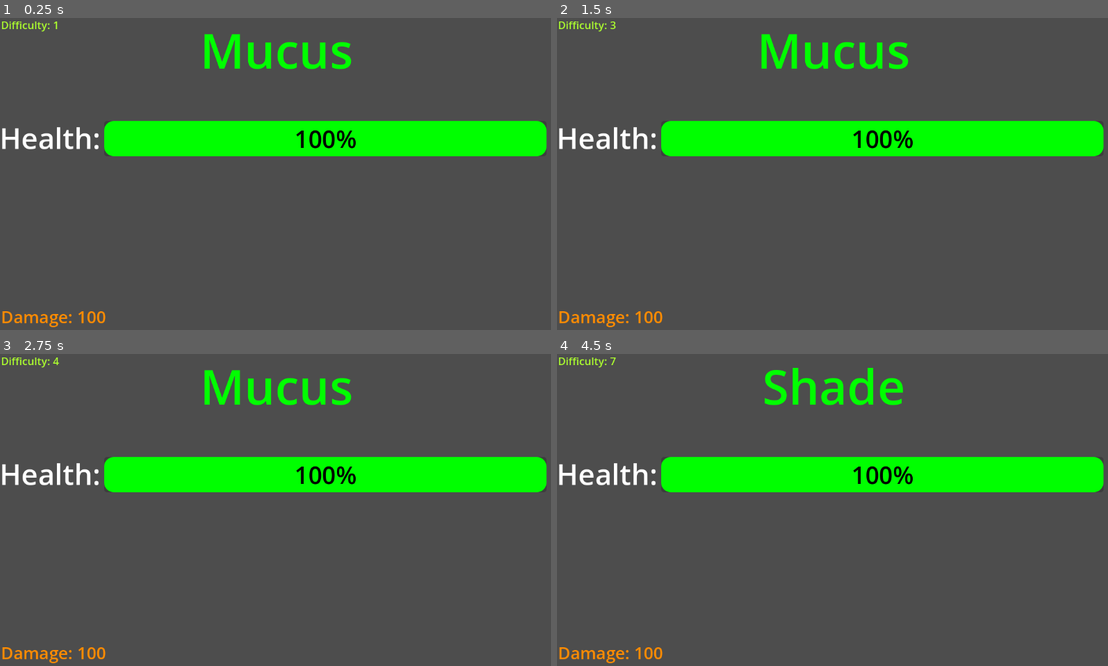
Above: before the commit, frames 1-4 (two rows, left to right).
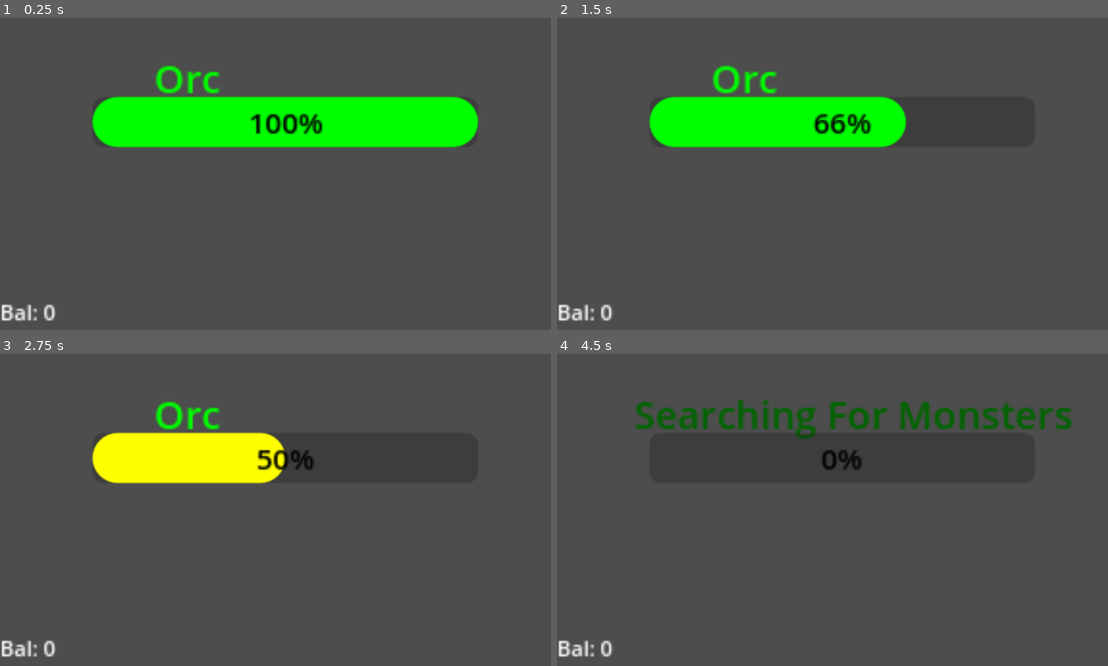
Above: after the commit, the same moments.

Repository: A-raheem09/Monster-Slayer
Game: Godot game, scene res://main.tscn
Two runs of this game, one before a commit and one after it. Both use one fixed random seed, a clock stepped at 60 frames per second and the inputs below.
Inputs:
- Up to frame 1 (0.25 s): no input
- Up to frame 2 (1.5 s): tap Enter at 0.5 s; hold Space (Attack) 0.53-1.28 s; tap Space (Attack) at 1.35 s
- Up to frame 3 (2.75 s): tap Enter at 2 s; hold Space (Attack) from 2.03 s (still down)
- Up to frame 4 (4.5 s): release Space (Attack) at 2.78 s; tap Space (Attack) at 2.85, 4.35 s; tap Enter at 3.5 s; hold Space (Attack) 3.53-4.28 s

The runs differ from the first frame. In frame 1, 13% of the frame differs, in the area x 0-100%, y 1-100%; in frame 2, 13%; in frame 3, 15%; in frame 4, 15%.

Commit message:
New laptop who dis

Diff:
--- a/main.gd
+++ b/main.gd
@@ -1,88 +1,98 @@
 extends Node
-var Difficulty = 1
-var Damage = 100
+var Difficulty = 0
+var Damage = 10
 var Max_Health = 0
 var Health = 0
-var Monster_list = {'Mucus': 70,'Goblin': 100,'Orc': 200, 'Shade': 1000,'Martin': 20000,'Dragon': 99999,}
-var Monster_rarity = {'Mucus': 20 , 'Goblin': 40, 'Orc' : 70 , 'Shade': 95,'Martin': 110,'Dragon': 150,}
+var Bal = 0
+var total_copper = 0
+var Monster_list = {'Mucus': 70,'Goblin': 120,'Orc': 300, 'Shade': 700,'Fiend': 2500,'Dragon': 100000,}
+var Monster_rarity = {'Mucus': 15 , 'Goblin': 40, 'Orc' : 80 , 'Shade': 110,'Fiend': 130,'Dragon': 150,}
+var M_drops = {'Mucus': 30 , 'Goblin': 60, 'Orc' : 500 , 'Shade': 10000,'Fiend': 300000,'Dragon': 1500000000,}
 @onready var style_box = StyleBoxFlat.new()
 @onready var Monster_health = $Health_bar
-
-
+@onready var Spawn_Time = $"Spawn Time"
 func _ready(): #called when the player enters the scene tree for the first time
 	initialiser()
-
 func _input(event):
 	if event.is_action_pressed("Attack"):
 		if Health > 0:
 			Damage_taken()
+	if $MenuButton.button_pressed == true:
+		$MenuButton.show_popup()
 func initialiser():
-	Monster_spawn()
+	$Balance.text = "Bal: " + str(Bal)
 	$Health.text = "Health: "  #initialise all variables onto the screen
 	$Health.modulate = Color.WHITE
 	$Damage.text = "Damage: " + str(Damage)
-	$Damage.modulate = Color.DARK_ORANGE
+	$Damage.modulate = Color.FIREBRICK
 	$Difficulty.modulate = Color.GREEN_YELLOW
 	$Difficulty.text = "Difficulty: " + str(Difficulty)
 	Monster_health.max_value = Max_Health
 	Monster_health.value = Health
-	$Timer.timeout.connect(Monster_status) #timer for checking monster status
-	$Timer.one_shot = false
-	$Timer.start(0.75)
 	style_box.bg_color = Color(0.0,1.0,0.0) #healthbar of the monster
 	Monster_health.add_theme_stylebox_override("fill", style_box)
 	style_box.corner_radius_top_left = 20
 	style_box.corner_radius_top_right = 20
 	style_box.corner_radius_bottom_right = 20
 	style_box.corner_radius_bottom_left = 20
+	$MenuButton.get_popup().add_item("My Item Name")
 	Monster_spawn()
 func Monster_spawn():
+	Difficulty += 1
+	var last_monster = $Monster_name.text
+	$Difficulty.text = "Difficulty: " + str(Difficulty)
+	if last_monster in M_drops:
+			total_copper = total_copper + (M_drops[last_monster] * Difficulty / 10)
+			Bal = Money_convert()
+			$Balance.text = "Bal: " + str(Bal)
 	var Monster_summoned = randi_range(1, 100)
 	Monster_summoned += (Difficulty * 2)
 	var m_name = ''
-	for key in Monster_list:
-		if Monster_summoned >= Monster_rarity[key]:
-			Max_Health = Monster_list[key] * Difficulty/5
-			Health = Max_Health
-			m_name = key
-			$Monster_name.text = m_name
-	Monster_health.max_value = Max_Health
-	Monster_health.value = Health
-	if Max_Health >= Damage * 50:
+	for Name in Monster_list:
+		if Monster_summoned >= Monster_rarity[Name]:
+			if Name == last_monster:
+				Monster_summoned = randi_range(1, 100) + (Difficulty * 2)
+			else:
+				Max_Health = Monster_list[Name] * Difficulty/5
+				Health = Max_Health
+				m_name = Name
+				$Monster_name.text = m_name
+				Monster_health.max_value = Max_Health
+				Monster_health.value = Health
+				if Max_Health >= Damage * 50:
+					$Monster_name.modulate = Color.RED
+				elif Max_Health >= Damage * 15:
+					$Monster_name.modulate = Color.YELLOW
+				else:
+					$Monster_name.modulate = Color.GREEN
+				style_box.bg_color = Color(0.0,1.0,0.0)
+				Monster_health.add_theme_stylebox_override("fill", style_box)
+func Monster_killed():
+	Spawn_Time.timeout.connect(Monster_spawn)
+	Spawn_Time.autostart = true
+	$Monster_name.modulate = Color.DARK_GREEN
+	Spawn_Time.start(2.0)
+	$Monster_name.text = 'Searching For Monsters'
+	await Spawn_Time.timeout
+func _process(_delta:float):
+	if Health <= 0:
+		Monster_killed()
+	var health_percent = float(Health) / Max_Health
+	if health_percent > 0.5:#adds color to the health bar
+		style_box.bg_color = Color(0.0,1.0,0.0)
+		Monster_health.add_theme_stylebox_override("fill", style_box)
+	elif health_percent > 0.25:
+		style_box.bg_color = Color(1.0,1.0,0.0)
+		Monster_health.add_theme_stylebox_override("fill", style_box)
+	elif health_percent < 0.25:
+		style_box.bg_color = Color(1.0,0.0,0.0)
+		Monster_health.add_theme_stylebox_override("fill", style_box)
+	if Max_Health >= Damage * 50: #difficulty of the monster
 		$Monster_name.modulate = Color.RED
 	elif Max_Health >= Damage * 15:
 		$Monster_name.modulate = Color.YELLOW
 	elif Max_Health <= Damage * 5:
 		$Monster_name.modulate = Color.GREEN
-	style_box.bg_color = Color(0.0,1.0,0.0)
-	Monster_health.add_theme_stylebox_override("fill", style_box)
-
-func Monster_killed():
-	Difficulty += 1
-	$Difficulty.text = "Difficulty: " + str(Difficulty)
-	Monster_spawn()
-func Monster_status():
-		var health_percent = float(Health) / Max_Health
-		if Health <= 0:
-			Monster_killed()
-		elif health_percent > 0.5:
-			style_box.bg_color = Color(0.0,1.0,0.0)
-			Monster_health.add_theme_stylebox_override("fill", style_box)
-		elif health_percent > 0.25:
-			style_box.bg_color = Color(1.0,1.0,0.0)
-			Monster_health.add_theme_stylebox_override("fill", style_box)
-		elif health_percent < 0.25:
-			style_box.bg_color = Color(1.0,0.0,0.0)
-			Monster_health.add_theme_stylebox_override("fill", style_box)
-		if Max_Health >= Damage * 50:
-			$Monster_name.modulate = Color.RED
-
-		elif Max_Health >= Damage * 15:
-			$Monster_name.modulate = Color.YELLOW
-
-		elif Max_Health <= Damage * 5:
-			$Monster_name.modulate = Color.GREEN
-
 func Damage_taken():
 	Health -= Damage
 	Monster_health.value = Health
@@ -96,3 +106,17 @@
 	else:
 		style_box.bg_color = Color(1.0,0.0,0.0)
 		Monster_health.add_theme_stylebox_override("fill", style_box)
+func Money_convert():
+	var plat : int = total_copper / 100000000
+	var gold : int = (total_copper %100000000) / 100000
+	var silver : int = (total_copper% 10000) / 100
+	var copper : int = total_copper % 100
+	var parts = []
+	if plat > 0:
+		parts.append('%dp' % plat)
+	if gold > 0:
+		parts.append('%dg' % gold)
+	if silver > 0:
+		parts.append('%ds' % silver)
+	parts.append("%dc" % copper)
+	return ' '.join(parts)
--- a/main.tscn
+++ b/main.tscn
@@ -1,6 +1,7 @@
-[gd_scene load_steps=2 format=3 uid="uid://2xxpi3mctgpo"]
+[gd_scene load_steps=3 format=3 uid="uid://2xxpi3mctgpo"]
 
 [ext_resource type="Script" uid="uid://csn8xuxggr721" path="res://main.gd" id="1_ig7tw"]
+[ext_resource type="Script" uid="uid://dgocu88udi3t8" path="res://menu_button.gd" id="2_0xm2m"]
 
 [node name="Main" type="Node"]
 script = ExtResource("1_ig7tw")
@@ -18,6 +19,7 @@
 theme_override_font_sizes/font_size = 60
 text = "Health: "
 vertical_alignment = 1
+metadata/_edit_lock_ = true
 
 [node name="Damage" type="Label" parent="."]
 anchors_preset = -1
@@ -40,39 +42,73 @@
 anchor_top = 0.075
 anchor_right = 0.103
 anchor_bottom = 0.075
-offset_left = -116.656
-offset_top = -49.6
-offset_right = 116.344
-offset_bottom = 49.4
+offset_left = 49.344
+offset_top = 87.399994
+offset_right = 282.344
+offset_bottom = 186.4
 theme_override_font_sizes/font_size = 22
 text = "Difficulty:"
-metadata/_edit_lock_ = true
 
 [node name="Monster_name" type="Label" parent="."]
 anchors_preset = -1
-anchor_left = 0.498
-anchor_top = 0.068
-anchor_right = 0.498
-anchor_bottom = 0.068
-offset_left = -574.696
-offset_top = -46.064
-offset_right = 575.304
-offset_bottom = 45.936
-theme_override_font_sizes/font_size = 100
+anchor_left = 0.545
+anchor_top = 0.074
+anchor_right = 0.545
+anchor_bottom = 0.074
+offset_left = -731.84
+offset_top = -111.951996
+offset_right = -616.84
+offset_bottom = -83.951996
+theme_override_font_sizes/font_size = 20
 text = "placeholder"
 horizontal_alignment = 1
-
-[node name="Timer" type="Timer" parent="."]
+vertical_alignment = 1
 
 [node name="Health_bar" type="ProgressBar" parent="."]
 anchors_preset = -1
-anchor_left = 0.586
-anchor_top = 0.387
-anchor_right = 0.586
-anchor_bottom = 0.387
-offset_left = -459.072
-offset_top = -36.776
-offset_right = 458.928
-offset_bottom = 36.224
+anchor_top = -0.037
+anchor_bottom = -0.037
+offset_left = -96.0
+offset_top = -16.024
+offset_right = 104.0
+offset_bottom = 9.976
 theme_override_colors/font_color = Color(0, 0, 0, 1)
-theme_override_font_sizes/font_size = 50
+theme_override_font_sizes/font_size = 15
+metadata/_edit_lock_ = true
+
+[node name="Balance" type="Label" parent="."]
+anchors_preset = -1
+anchor_left = -0.11800001
+anchor_top = 0.11100001
+anchor_right = -0.11800001
+anchor_bottom = 0.11100001
+offset_left = -8.063995
+offset_top = -7.928009
+offset_right = 14.935997
+offset_bottom = 8.071991
+theme_override_font_sizes/font_size = 11
+text = "Bal: "
+vertical_alignment = 1
+
+[node name="MenuButton" type="MenuButton" parent="."]
+anchors_preset = -1
+anchor_left = 0.11100001
+anchor_top = 0.66700006
+anchor_right = 0.11100001
+anchor_bottom = 0.66700006
+offset_left = -127.87201
+offset_top = -56.216034
+offset_right = 127.12799
+offset_bottom = 55.783966
+theme_override_font_sizes/font_size = 40
+text = "Menu"
+alignment = 0
+script = ExtResource("2_0xm2m")
+
+[node name="Camera2D" type="Camera2D" parent="."]
+zoom = Vector2(4, 4)
+
+[node name="Spawn Time" type="Timer" parent="."]
+wait_time = 2.0
+one_shot = true
+ignore_time_scale = true
--- /dev/null
+++ b/menu_button.gd
@@ -0,0 +1 @@
+extends MenuButton
--- a/project.godot
+++ b/project.godot
@@ -12,14 +12,14 @@
 
 config/name="Monster Slayer"
 run/main_scene="uid://2xxpi3mctgpo"
-config/features=PackedStringArray("4.4", "GL Compatibility")
+config/features=PackedStringArray("4.5", "GL Compatibility")
 config/icon="res://icon.svg"
 
 [input]
 
 Attack={
 "deadzone": 0.2,
-"events": [null, Object(InputEventKey,"resource_local_to_sce …(125 unchanged characters)… ressed":false,"pressed":false,"keycode":0,"physical_keycode":32,"key_label":0,"unicode":32,"location":0,"echo":false,"script":null)
+"events": [null, Object(InputEventKey,"resource_local_to_sce …(125 unchanged characters)… ressed":false,"pressed":false,"keycode":32,"physical_keycode":0,"key_label":0,"unicode":32,"location":0,"echo":false,"script":null)
 ]
 }
 
Binary file added: Assets/Orc with shadows/Orc-Attack01.png
Binary file added: Assets/Orc with shadows/Orc-Attack02.png
Binary file added: Assets/Orc with shadows/Orc-Death.png
Binary file added: Assets/Orc with shadows/Orc-Hurt.png
Binary file added: Assets/Orc with shadows/Orc-Idle.png
Binary file added: Assets/Orc with shadows/Orc-Walk.png
Binary file added: Assets/Orc with shadows/Orc.png
Binary file added: Assets/Skeleton/Skeleton.png
Binary file added: Assets/Textures/gurt1.png
Binary file added: Assets/Textures/gurt2.png
Binary file added: Assets/Textures/gurt3.png
Not shown, added: menu_button.gd.uid
(and 4 more such lines)
